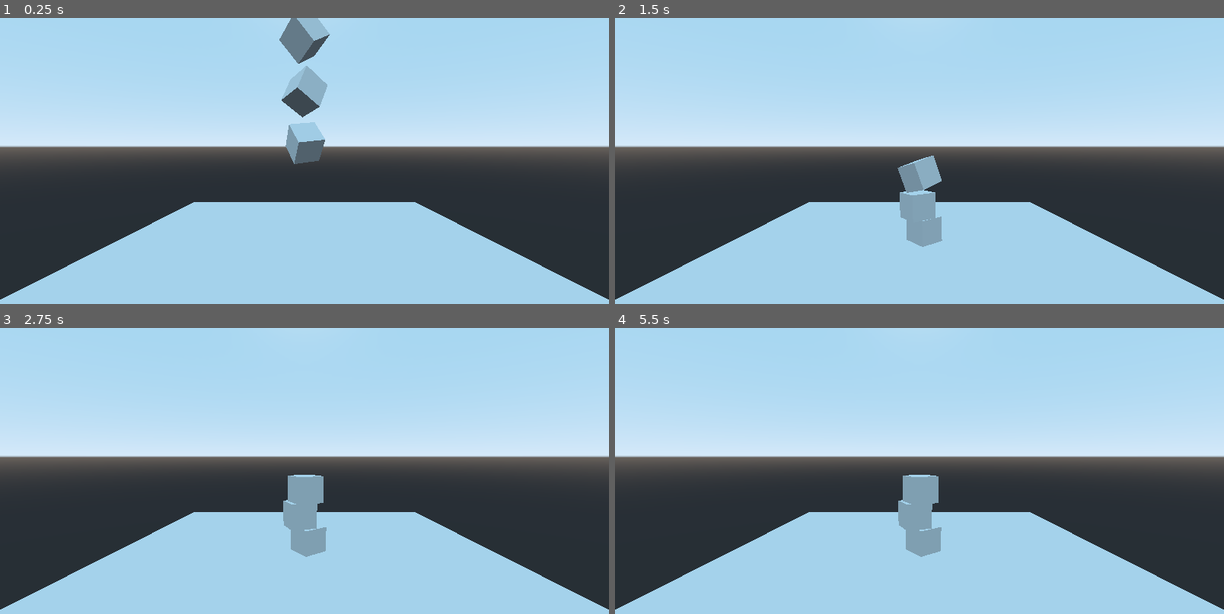
Above: before the commit, frames 1-4 (two rows, left to right).
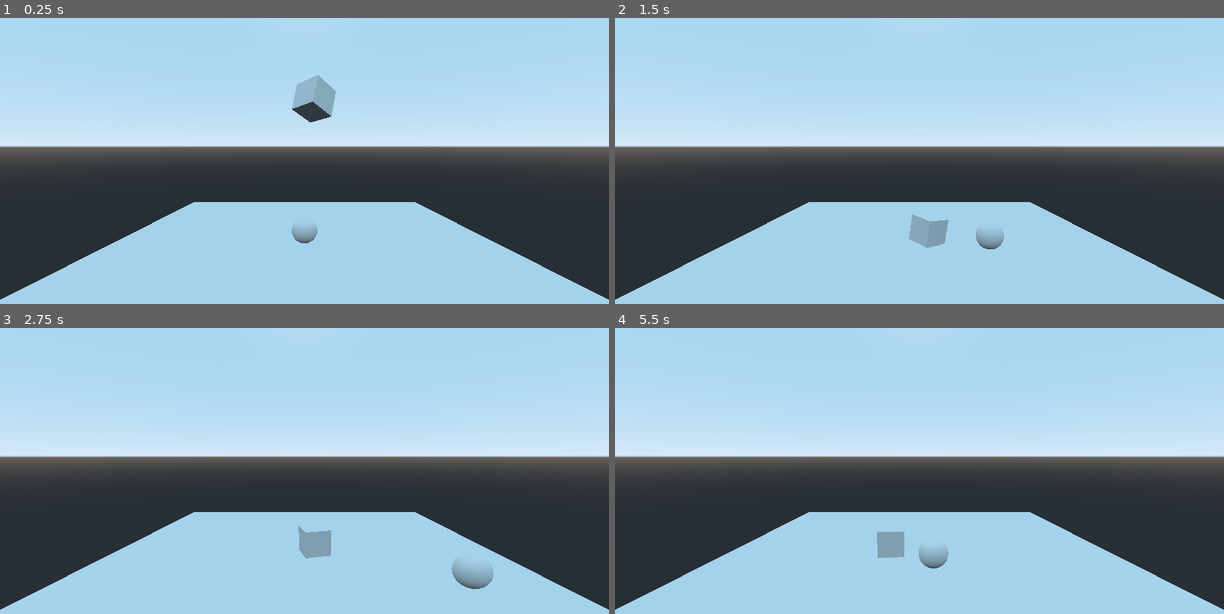
Above: after the commit, the same moments.

Repository: antikytheraton/Move-and-Dodge-Godot
Game: Godot game, scene res://Level.tscn
Two runs of this game, one before a commit and one after it. Both use one fixed random seed, a clock stepped at 60 frames per second and the inputs below. The project has no main scene, so this scene is started directly.
Inputs:
- Up to frame 1 (0.25 s): no input
- Up to frame 2 (1.5 s): hold Right (ui_right) 0.53-1.28 s; hold Down (ui_down) from 1.28 s (still down)
- Up to frame 3 (2.75 s): release Down (ui_down) at 2.03 s; hold Right (ui_right) from 2.03 s (still down)
- Up to frame 4 (5.5 s): release Right (ui_right) at 2.78 s; hold Up (ui_up) 2.78-3.53 s; hold Left (ui_left) 3.53-5.03 s; hold Down (ui_down) from 5.03 s (still down)

The runs differ from the first frame. In frame 1, 2.5% of the frame differs, in the area x 45-56%, y 0-79%; in frame 2, 1.6%; in frame 3, 1.8%; in frame 4, 2.1%.

Commit message:
feat(part-2): add behaviour to objects

Diff:
--- a/Level.tscn
+++ b/Level.tscn
@@ -1,4 +1,7 @@
-[gd_scene load_steps=5 format=2]
+[gd_scene load_steps=7 format=2]
+
+[ext_resource path="res://assets/Steve.tscn" type="PackedScene" id=1]
+[ext_resource path="res://scripts/Steve.gd" type="Script" id=2]
 
 [sub_resource type="BoxShape" id=1]
 
@@ -13,32 +16,12 @@
 [node name="Level" type="Spatial"]
 
 [node name="Box1" type="RigidBody" parent="."]
-transform = Transform( 0.918895, 0.175361, 0.353386, 0.102072, 0.759589, -0.642344, -0.38107, 0.626317, 0.680083, 0, 7.91997, 0 )
+transform = Transform( 0.179697, -0.671383, 0.718995, 0.906915, 0.396197, 0.143297, -0.38107, 0.626317, 0.680083, 0.672336, 10.8895, 0 )
 
 [node name="CollisionShape" type="CollisionShape" parent="Box1"]
 shape = SubResource( 1 )
 
 [node name="MeshInstance" type="MeshInstance" parent="Box1"]
-mesh = SubResource( 2 )
-material/0 = null
-
-[node name="Box2" type="RigidBody" parent="."]
-transform = Transform( 0.304049, 0.590994, 0.747181, 0.801722, 0.264915, -0.535781, -0.514583, 0.761936, -0.393266, 0, 11.3932, 0 )
-
-[node name="CollisionShape" type="CollisionShape" parent="Box2"]
-shape = SubResource( 1 )
-
-[node name="MeshInstance" type="MeshInstance" parent="Box2"]
-mesh = SubResource( 2 )
-material/0 = null
-
-[node name="Box3" type="RigidBody" parent="."]
-transform = Transform( 0.559914, -0.646537, 0.518156, 0.456707, 0.762625, 0.458063, -0.691314, -0.0198306, 0.722283, 0, 14.9492, 0 )
-
-[node name="CollisionShape" type="CollisionShape" parent="Box3"]
-shape = SubResource( 1 )
-
-[node name="MeshInstance" type="MeshInstance" parent="Box3"]
 mesh = SubResource( 2 )
 material/0 = null
 
@@ -55,3 +38,7 @@
 [node name="MeshInstance" type="MeshInstance" parent="Floor"]
 mesh = SubResource( 4 )
 material/0 = null
+
+[node name="Steve" parent="." instance=ExtResource( 1 )]
+transform = Transform( 1, 0, 0, 0, 1, 0, 0, 0, 1, 0, 0.913461, 0 )
+script = ExtResource( 2 )
--- /dev/null
+++ b/assets/Steve.tscn
@@ -0,0 +1,14 @@
+[gd_scene load_steps=3 format=2]
+
+[sub_resource type="BoxShape" id=1]
+
+[sub_resource type="SphereMesh" id=2]
+
+[node name="Steve" type="KinematicBody"]
+
+[node name="CollisionShape" type="CollisionShape" parent="."]
+shape = SubResource( 1 )
+
+[node name="MeshInstance" type="MeshInstance" parent="."]
+mesh = SubResource( 2 )
+material/0 = null
--- /dev/null
+++ b/scripts/Steve.gd
@@ -0,0 +1,28 @@
+extends KinematicBody
+
+var velocity = Vector3(0,0,0)
+const SPEED = 6
+
+func _ready():
+	pass
+
+func _physics_process(delta):
+	if Input.is_action_pressed("ui_right") and Input.is_action_pressed("ui_left"):
+		velocity.x = 0
+	elif Input.is_action_pressed("ui_right"):
+		velocity.x = SPEED
+	elif Input.is_action_pressed("ui_left"):
+		velocity.x = -SPEED
+	else:
+		velocity.x = lerp(velocity.x, 0, 0.1)
+
+	if Input.is_action_pressed("ui_up") and Input.is_action_pressed("ui_down"):
+		velocity.z = 0
+	elif Input.is_action_pressed("ui_up"):
+		velocity.z = -SPEED
+	elif Input.is_action_pressed("ui_down"):
+		velocity.z = SPEED
+	else:
+		velocity.z = lerp(velocity.z, 0, 0.1)
+
+	move_and_slide(velocity)
